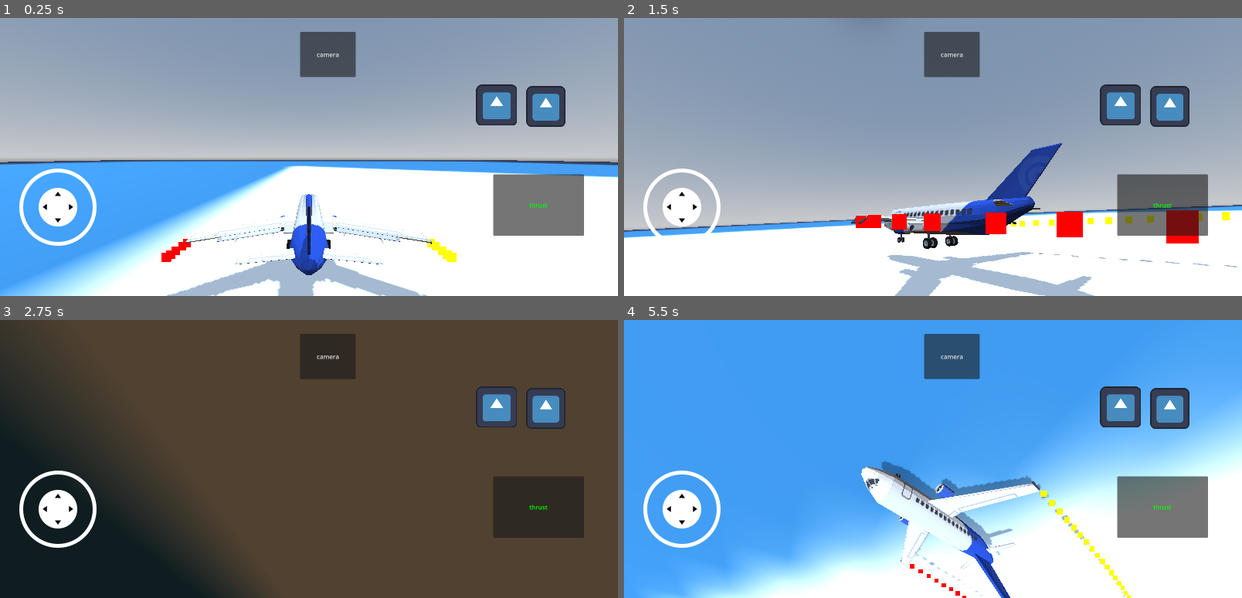
Above: before the commit, frames 1-4 (two rows, left to right).
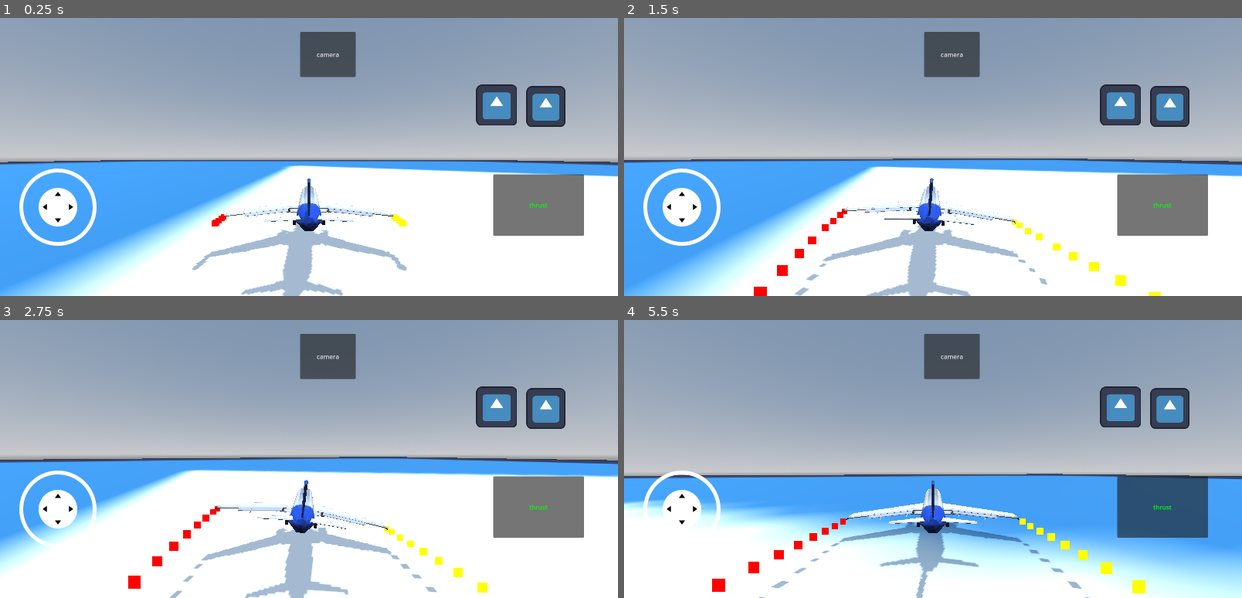
Above: after the commit, the same moments.

Repository: shahriarlabib000/Godot-RigidBody3D-Airplane
Game: Godot game, scene res://main.tscn
Two runs of this game, one before a commit and one after it. Both use one fixed random seed, a clock stepped at 60 frames per second and the inputs below. The engine's default icon, where the game draws it, is replaced by a stand-in: a white triangle on a blue panel in a dark square.
Inputs (mouse positions are in pixels of both pictures, inside the frame that each line leads up to):
- Up to frame 1 (0.25 s): no input
- Up to frame 2 (1.5 s): move the mouse to (1068, 143) at 0.52 s; hold Right (ui_right) 0.53-1.25 s; click (1068, 143) at 0.67 s; drag from (809, 170) to (902, 212) at 1.27 s
- Up to frame 3 (2.75 s): move the mouse to (370, 397) at 2.02 s; hold Right (ui_right) from 2.03 s (still down)
- Up to frame 4 (5.5 s): release Right (ui_right) at 2.75 s; drag from (902, 514) to (747, 417) at 2.77 s; move the mouse to (1118, 500) at 3.52 s; hold Left (ui_left) 3.53-4.25 s; drag from (747, 417) to (840, 389) at 4.27 s; move the mouse to (963, 459) at 5.02 s; hold Down (ui_down) from 5.03 s (still down); click (963, 459) at 5.17 s

The runs differ from the first frame. In frame 1, 6.1% of the frame differs, in the area x 26-100%, y 53-100%; in frame 2, 47%; in frame 3, 97%, in the area x 0-100%, y 0-100%; in frame 4, 87%.

Commit message:
camera improvments

Diff:
--- a/airplane.tscn
+++ b/airplane.tscn
@@ -56,7 +56,7 @@
 script = ExtResource("3_abnb0")
 
 [node name="Camera3D" type="Camera3D" parent="camMount"]
-transform = Transform3D(1, 0, 0, 0, 1, 0, 0, 0, 1, 0, 5, 15)
+transform = Transform3D(1, 0, 0, 0, 1, 0, 0, 0, 1, 0, 5, 20)
 
 [node name="CPUParticles3D" type="CPUParticles3D" parent="."]
 transform = Transform3D(1, 0, 0, 0, 1, 0, 0, 0, 1, 7.75192, -0.47121, 3.49557)
--- a/cam_mount.gd
+++ b/cam_mount.gd
@@ -1,6 +1,8 @@
 extends Node3D
+func _physics_process(delta: float) -> void:
+	$Camera3D.global_rotation.z=0
 
-func _unhandled_input(event: InputEvent) -> void:
-	if event is InputEventScreenDrag:
-		rotation.x += event.relative.y * 0.01
-		rotation.y -= event.relative.x * 0.01
+#func _unhandled_input(event: InputEvent) -> void:
+	#if event is InputEventScreenDrag:
+		#rotation.x += event.relative.y * 0.01
+		#rotation.y -= event.relative.x * 0.01
--- a/point.tscn
+++ /dev/null
@@ -1,12 +0,0 @@
-[gd_scene load_steps=3 format=3 uid="uid://qsjo1h7qli8i"]
-
-[sub_resource type="StandardMaterial3D" id="StandardMaterial3D_1s12g"]
-albedo_color = Color(1, 0, 0, 1)
-
-[sub_resource type="SphereMesh" id="SphereMesh_67yn5"]
-material = SubResource("StandardMaterial3D_1s12g")
-
-[node name="point" type="Node3D"]
-
-[node name="MeshInstance3D" type="MeshInstance3D" parent="."]
-mesh = SubResource("SphereMesh_67yn5")
